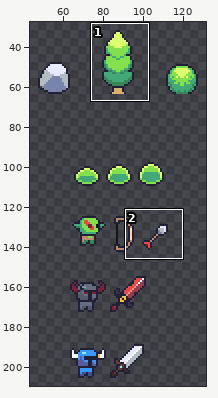
One commit to this pixel-art file: Game Art/Sprites/sprite collection.aseprite. Above: a wide view before the commit, with the close-up outlined.
Close-up. Before the commit:
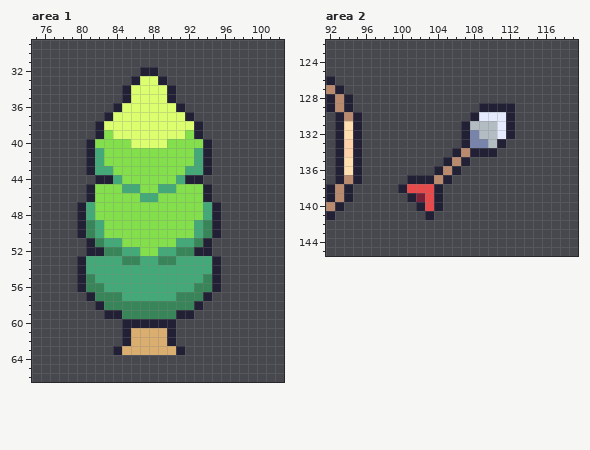
320x320 pixels, 1 frame. Shown: area 1: x 75..102, y 29..66; area 2: x 92..119, y 122..145. The wide view leaves out empty margins.
The same view after the edit:
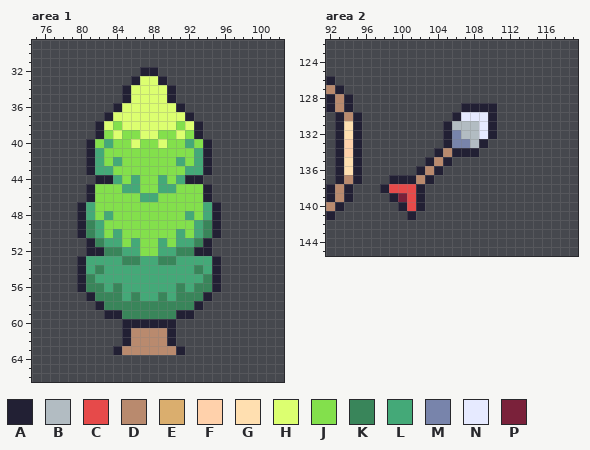
Palette (. is transparent): A #222034  B #b2bcc2  C #e64a4a  D #b98a6e  E #daae6e  F #ffd1ab  G #ffdfb0  H #dcff70  J #83e04c  K #39855a  L #44a978  M #7884ab  N #e6eaff  P #7a213a
Diff:
--- area 1
@@ x 81..94 @@
 37 ..AHHHHHHHHA..
-38 .AHHHHHHHHHHA.
-39 .AJHHHHHHHHJA.
-40 AJJJJHHHHJJJJA
+38 .AHJHHHHHHJHA.
+39 .AJHJJHHJJHJA.
+40 AJLJJHJJHJJLJA
 41 ALJJJJJJJJJJLA
-42 ALJJJJJJJJJJLA
+42 ALJLJJJJJJLJLA
 43 ALLJJJJJJJJLLA
-44 .AALJJJJJJLAA.
+44 .AALJLJJLJLAA.
 45 AJJJLLJJLLJJJA
@@ x 80..95 @@
 47 ALJJJJJJJJJJJJLA
-48 ALJJJJJJJJJJJJLA
+48 ALJLJJJJJJJJLJLA
 49 AKLJJJJJJJJJJLKA
-50 AKLJJJJJJJJJJLKA
-51 .AKLLJJJJJJLLKA.
+50 AKLJLJJJJJJLJLKA
+51 .AKLLJLJJLJLLKA.
 52 .AAKKLLJJLLKKAA.
 53 ALLLLKKLLKKLLLLA
-54 ALLLLLLLLLLLLLLA
+54 ALKLLLLLLLLLLKLA
 55 AKLLLLLLLLLLLLKA
-56 AKKLLLLLLLLLLKKA
-57 .AKKKLLLLLLKKKA.
+56 AKKLKLLLLLLKLKKA
+57 .AKKKLKLLKLKKKA.
 58 ..AKKKKKKKKKKA..
@@ x 83..92 @@
 60 ..AAAAAA..
-61 ..AEEEEA..
-62 ..AEEEEA..
-63 .AEEEEEEA.
+61 ..ADDDDA..
+62 ..ADDDDA..
+63 .ADDDDDDA.
 64 ..........
--- area 2
@@ x 96..114 @@
 128 ...................
-129 .............AAAA..
-130 ............ANNNA..
-131 ...........ABBBNA..
-132 ...........AMBBNA..
-133 ...........AMMBA...
-134 ..........ADAAA....
-135 .........ADA.......
-136 ........ADA........
-137 .....AAADA.........
-138 ....ACCCA..........
-139 .....APCA..........
-140 ......ACA..........
-141 .......A...........
+129 ...........AAAA....
+130 ..........ANNNA....
+131 .........ABBBNA....
+132 .........AMBBNA....
+133 .........AMMBA.....
+134 ........ADAAA......
+135 .......ADA.........
+136 ......ADA..........
+137 ...AAADA...........
+138 ..ACCCA............
+139 ...APCA............
+140 ....ACA............
+141 .....A.............
 142 ...................
